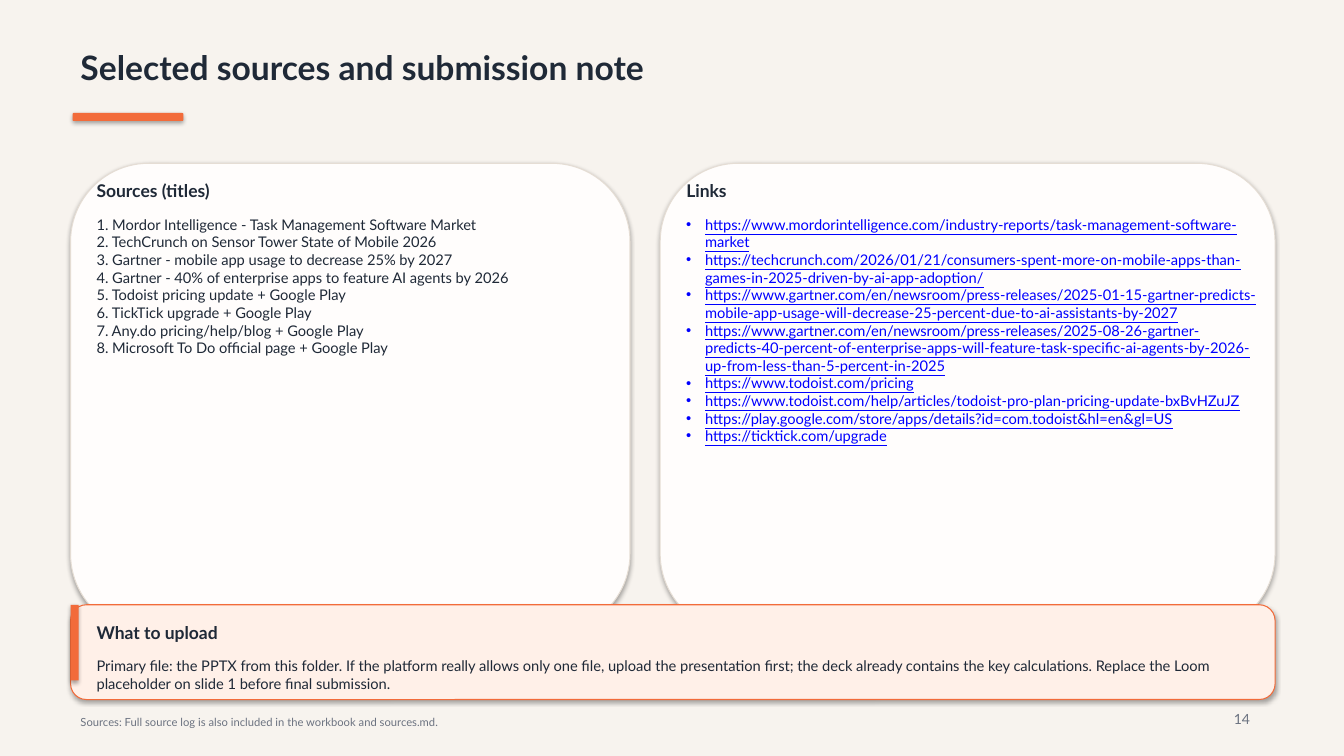
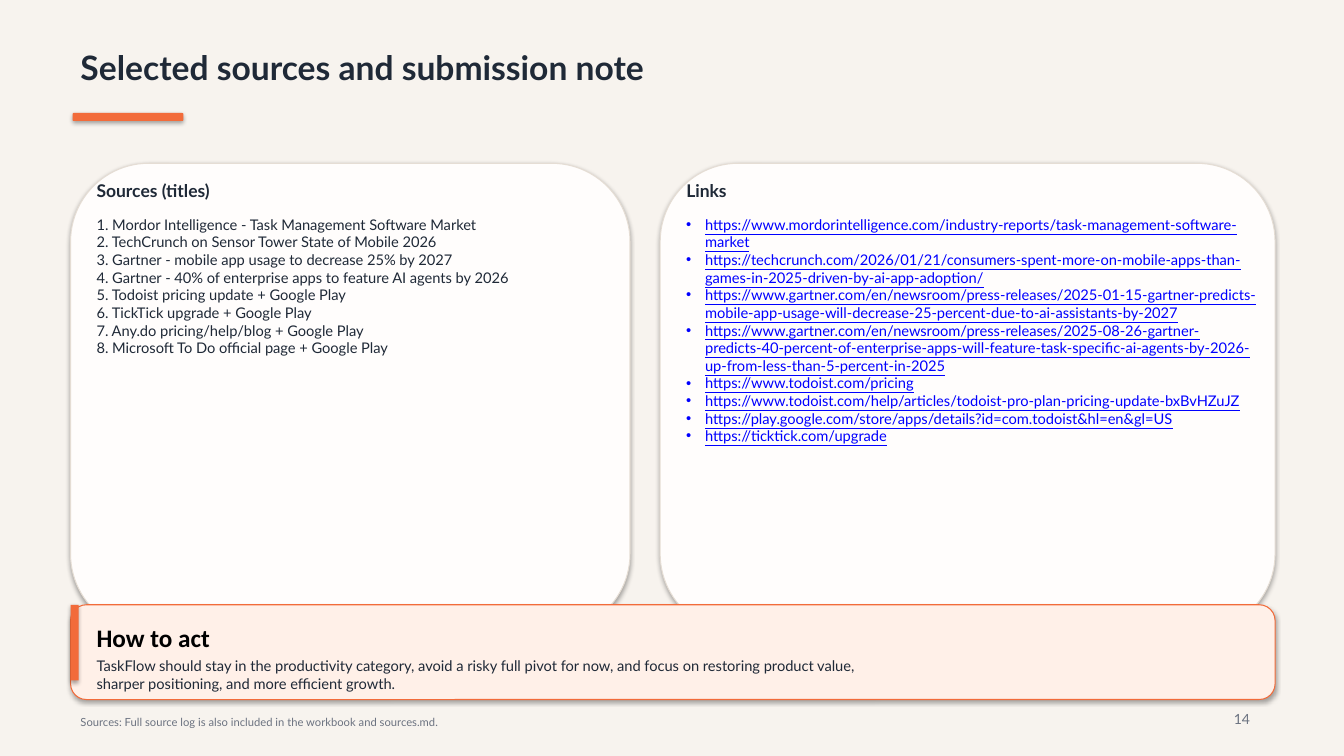
Before and after one commit to TEZv/Genesis-Academy_Strategy-Operations-School-2.0-Case-Task, a slide deck: slide 14 of deliverables/taskflow-case-presentation.pptx. Drawn at 1344x756 pixels with LibreOffice and Linux fonts; fonts in the diff are those of the drawing. Boxes give left, top, right and bottom in pixels: in the first picture for what was removed or moved away, otherwise in the second. Text is boxed around its words. In the diff, an @@ line names an element or a change of style, - is before the commit and + after.

```diff
--- a/deliverables/taskflow-case-presentation.pptx
+++ b/deliverables/taskflow-case-presentation.pptx
@@ text at (97, 630, 210, 648): text changed; size 12.5 to 18 pt; font Lato to Calibri; text colour #1F2937 to #000000 @@
-What to upload
+How to act
@@ text at (97, 660, 854, 692): text changed @@
-Primary file: the PPTX from this folder. If the platform really allows only one file, upload the presentation first; the deck already contains the key calculations. Replace the Loom placeholder on slide 1 before final submission.
+TaskFlow should stay in the productivity category, avoid a risky full pivot for now, and focus on restoring product value,
+sharper positioning, and more efficient growth.
```
Also in this commit, not shown: 1 other slide changed.
